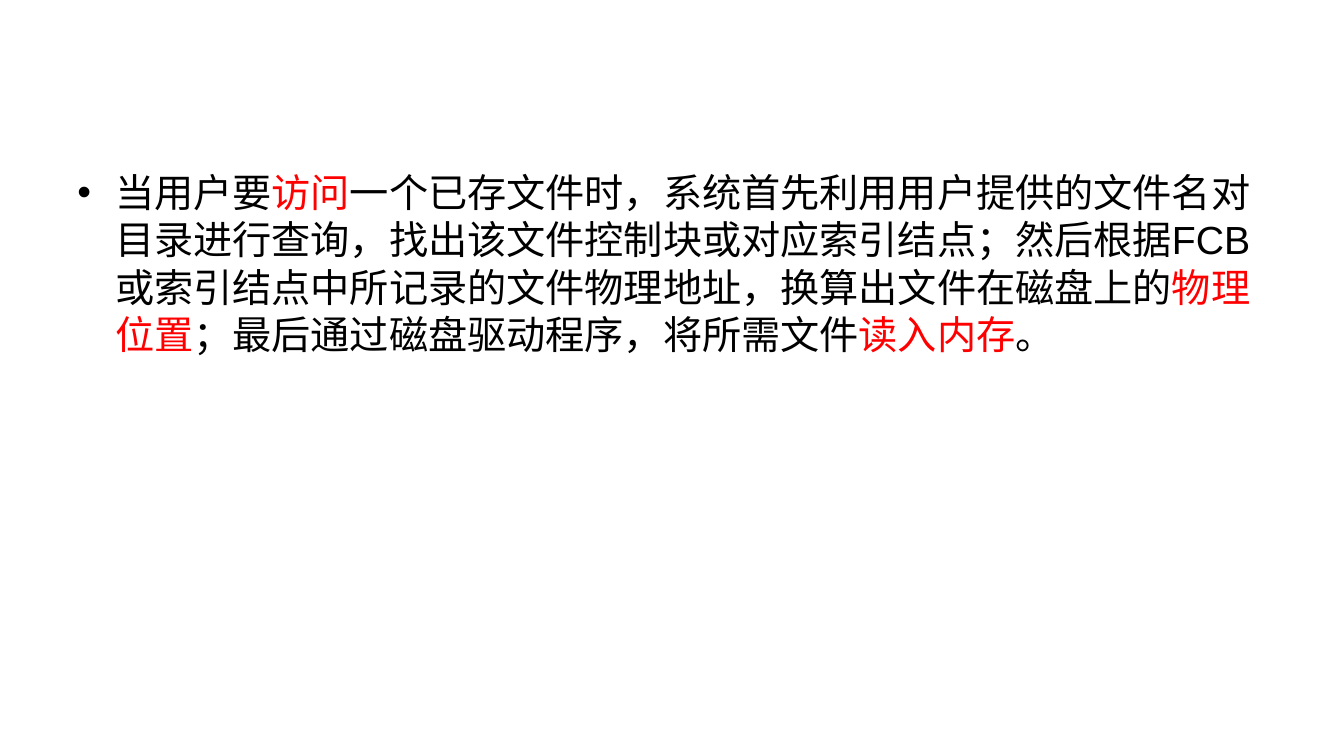
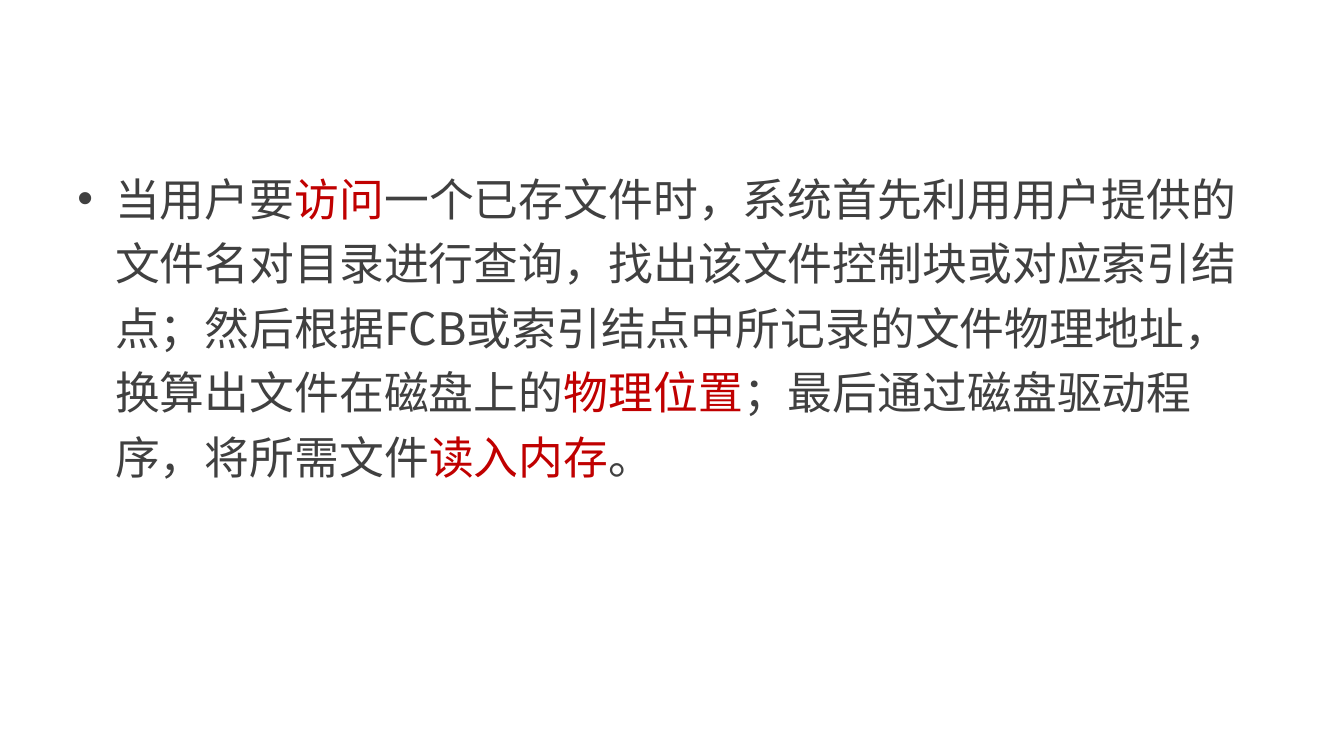
Before and after one commit to edu2act/course-computerIntroduction, a slide deck: slide 43 of materials/slides/ch05.pptx (slide 27 before the commit). Drawn at 1344x756 pixels with LibreOffice and Linux fonts; fonts in the diff are those of the drawing; background and template pictures are left out. Boxes give left, top, right and bottom in pixels: in the first picture for what was removed or moved away, otherwise in the second. Text is boxed around its words. In the diff, an @@ line names an element or a change of style, - is before the commit and + after.

```diff
--- a/materials/slides/ch05.pptx
+++ b/materials/slides/ch05.pptx
@@ text "当用户要访问一个已存文件时，系统首先利用用户提供的文件名对目录进行查询，找出该文件控制块或对应索引结点；然后根据FCB或 ..." at box(115, 178, 1236, 479): size 28 to 32 pt, font Arial to Noto Sans CJK SC, text colour #000000 to #404040; text colour #FF0000 to #C00000 in "当用户要访问一个已存文件时，系统首先利用用户提供的文件名对目录进行查询，找出该文件控制块或对应索引结点；然后根据FCB或 ..."; line spacing 1 to 1.2 @@
```
Also in this commit, not shown: 15 other slides changed, 17 slides added, 1 slide removed, 1 other file.
